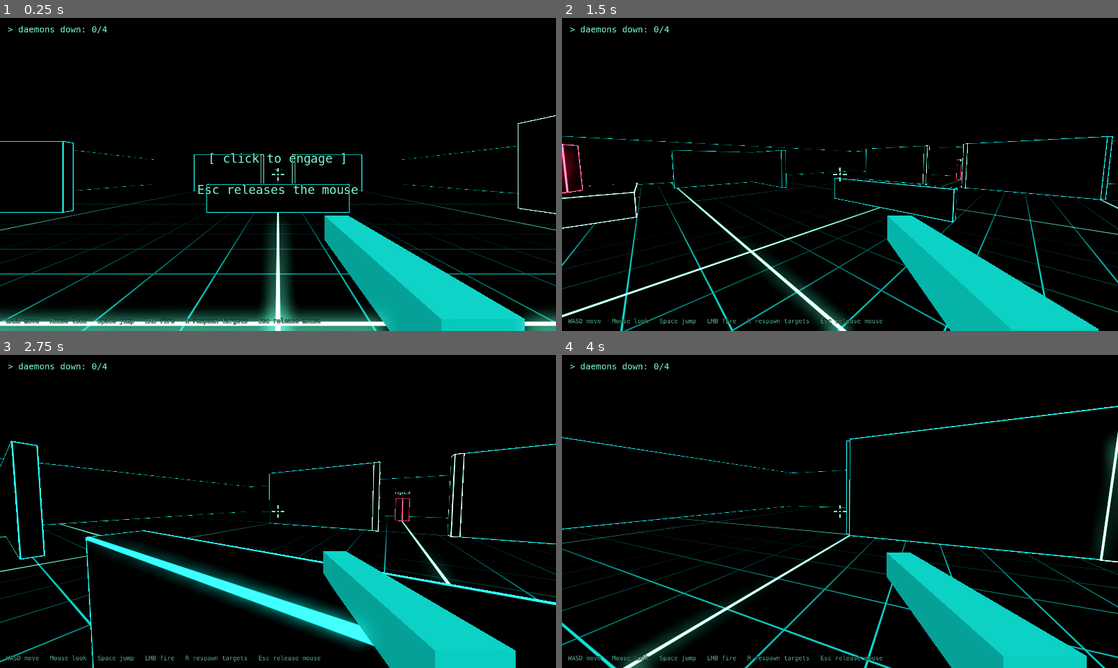
Above: before the commit, frames 1-4 (two rows, left to right).
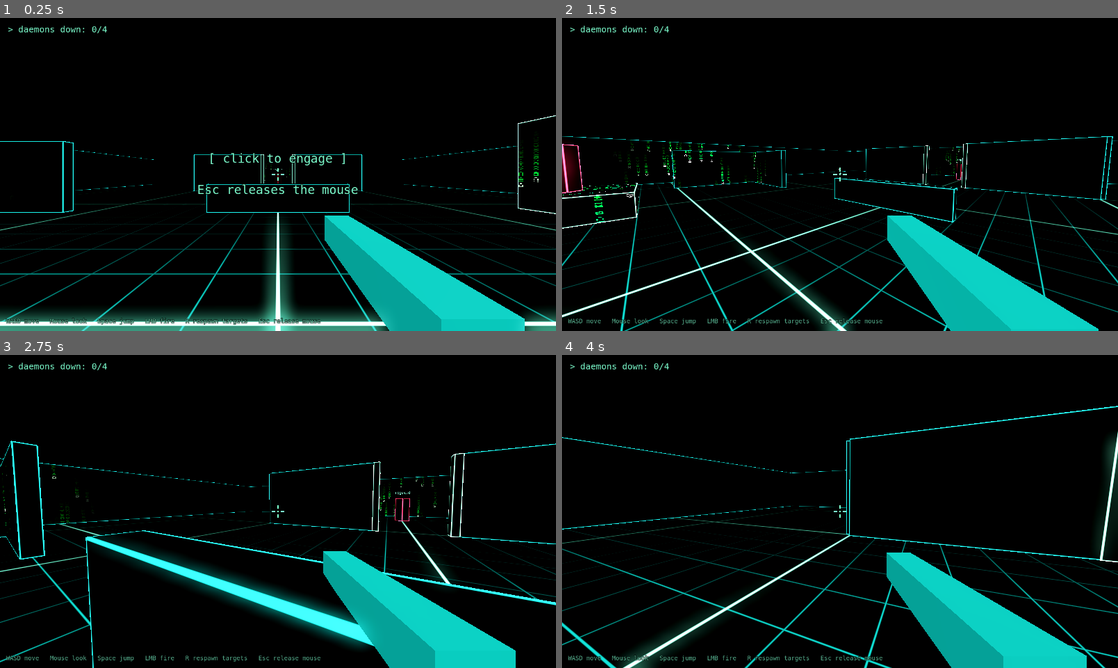
Above: after the commit, the same moments.

Repository: nixfred/sigkill
Game: Godot game, scene res://scenes/main.tscn
Same seed, same stepped clock (60 frames per second), same inputs: the game is played once before the commit and once after it.
Inputs (mouse positions are in pixels of both pictures, inside the frame that each line leads up to):
- Up to frame 1 (0.25 s): no input
- Up to frame 2 (1.5 s): tap Enter at 0.5 s; move the mouse to (962, 158) at 0.52 s; press the mouse at (962, 158) at 0.53 s; hold D (move_right) 0.53-1.28 s; tap Space (jump) at 0.77 s; move the mouse to (812, 174) at 1.27 s; release the mouse at (812, 174) at 1.28 s; hold W (move_forward) from 1.28 s (still down); click (812, 174) at 1.35 s
- Up to frame 3 (2.75 s): keep holding W (move_forward); tap Space (jump) at 1.52 s; move the mouse to (289, 505) at 2.02 s; press the mouse at (289, 505) at 2.03 s; tap C (slide) at 2.1 s
- Up to frame 4 (4 s): keep holding W (move_forward); move the mouse to (834, 517) at 2.77 s; release the mouse at (834, 517) at 2.78 s; click (834, 517) at 2.85 s; tap Space (jump) at 3.02, 3.77 s; move the mouse to (878, 514) at 3.52 s; press the mouse at (878, 514) at 3.53 s

The runs differ from the first frame. In frame 1, 0.1% of the frame differs, in the area x 47-97%, y 38-54%; in frame 2, 0.3%, in the area x 0-72%, y 38-66%; in frame 3, 0.1%; in frame 4, less than 0.1%.

Commit message:
C8: code rain driver, wired into the arena, blocks and dummies
WHAT: scripts/code_rain_driver.gd (new), a Node in scenes/arena.tscn named CodeRain
with resources/code_rain.tres. Design, as the brief asked to be documented: the shader
does the spatial work; the driver keeps one slot per sampled enemy (world position of
the body centre plus a weight 0 to 1) and uploads the slots to every block material as
one vec4[8] uniform plus enemy_count. The weight is what moves in time: move_toward at
fade_in_rate while the enemy is alive and fade_out_rate once it is not, so it converges
exactly and never overshoots; distance does the rest, per pixel, in the shader. When
more enemies are alive than max_enemies_sampled, the nearest to the viewer (the player,
set by scripts/main.gd; the origin when unset) are sampled, by bounded insertion into
a preallocated list. It runs in _physics_process, the fixed rate. Blocks and targets
are collected only when the tree's node_added or node_removed names a member of the
"code_rain_surfaces" or "targets" group; a tick allocates nothing (two preallocated
slot arrays alternate on change) and uploads nothing when no slot changed, so a settled
arena costs comparisons only. scripts/grey_block.gd joins the surfaces group in
_enter_tree for every kind but the floor and exposes surface_material();
scripts/target_dummy.gd gains is_alive() and threat_point(). intensity_at(point)
mirrors the shader's proximity() so the test can hold them together.
VERIFIED HEADLESS (probe on the real scene): 18 surfaces, 4 targets; weight climbs
0.033 a tick and is exactly 1.0 after 30 ticks (fade_in_rate 2); intensity 1.0 at a
dummy's centre, 0.5 at 4 m, 0.0 at 8 m; 60 settled ticks made 0 uploads; a kill fades
the weight by 1/60 a tick to exactly 0, after which the slot leaves (4 to 3).
CHECKS: scripts/check.sh exit 0.
CHECKPOINT: C8 step 3 (driver wiring). Test and gate step follow.
TAGS: sigkill, c8, code-rain, driver, uniform-array, fade, no-alloc

LR-T: sigkill, c8, code-rain-driver
LR-D: game, rendering
LR-K: sigkill-c8-code-rain-driver-slots-weights

Diff:
--- a/scenes/arena.tscn
+++ b/scenes/arena.tscn
@@ -1,7 +1,9 @@
-[gd_scene load_steps=4 format=3]
+[gd_scene load_steps=6 format=3]
 
 [ext_resource type="PackedScene" path="res://scenes/grey_block.tscn" id="1_block"]
 [ext_resource type="PackedScene" path="res://scenes/target_dummy.tscn" id="2_dummy"]
+[ext_resource type="Script" path="res://scripts/code_rain_driver.gd" id="3_rain"]
+[ext_resource type="Resource" path="res://resources/code_rain.tres" id="4_rain_tuning"]
 
 [sub_resource type="Environment" id="Environment_arena"]
 background_mode = 1
@@ -134,3 +136,7 @@
 [node name="DummyD" parent="Targets" instance=ExtResource("2_dummy")]
 position = Vector3(-8, 1, 12)
 tag_text = "runaway"
+
+[node name="CodeRain" type="Node" parent="."]
+script = ExtResource("3_rain")
+tuning = ExtResource("4_rain_tuning")
--- /dev/null
+++ b/scripts/code_rain_driver.gd
@@ -0,0 +1,201 @@
+extends Node
+## Drives the Matrix code rain on the greybox blocks: tells shaders/code_rain.gdshader
+## where the live enemies are and how strongly each one counts.
+##
+## Design: the shader does the spatial work. This node keeps one slot per sampled enemy
+## (world position plus a weight from 0 to 1) and uploads the slots to every block
+## material as one small uniform array, so the rain pools per pixel around each enemy and
+## bleeds through to both sides of a wall. The weight is the part that moves in time: it
+## climbs at fade_in_rate while the enemy is alive and falls at fade_out_rate once it
+## derezzes, with move_toward, so it converges exactly and never overshoots. Distance does
+## the rest, continuously, in the shader. When more enemies are alive than the shader's
+## array holds, the nearest ones to the viewer are the ones sampled.
+##
+## Cost: runs in _physics_process, so at the fixed physics rate. The lists of blocks and
+## enemies are collected only when a block or target enters or leaves the tree. A tick
+## does no allocation: the slot arrays are preallocated and alternate, and nothing is
+## uploaded when no slot changed, so a settled arena costs a few comparisons a tick.
+
+const Palette = preload("res://scripts/palette.gd")
+const Tuning = preload("res://scripts/code_rain_tuning.gd")
+const DEFAULT_TUNING_PATH := "res://resources/code_rain.tres"
+## Greybox blocks that carry the code rain shader join this group (scripts/grey_block.gd).
+const SURFACE_GROUP := &"code_rain_surfaces"
+## Target dummies, the enemies the walls react to.
+const TARGET_GROUP := &"targets"
+## Tuning values pushed into every surface material as they are.
+const TUNING_UNIFORMS := [
+	"falloff_radius", "min_intensity", "max_intensity", "column_density", "glyph_size",
+	"fall_speed_min", "fall_speed_max", "tail_length", "flicker_rate", "rain_energy",
+	"head_color", "tail_color",
+]
+
+## Code rain tuning. Leave empty to use resources/code_rain.tres.
+@export var tuning: Resource
+
+## Whose view the nearest enemies are picked for. main.gd sets the player; unset, the origin.
+var viewer: Node3D
+
+var _t: Tuning
+var _materials: Array[ShaderMaterial] = []
+var _targets: Array[Node3D] = []
+var _weights := PackedFloat32Array()  # per target, smoothed 0 to 1
+var _chosen := PackedInt32Array()  # indices of the sampled targets, nearest first
+var _chosen_distance := PackedFloat32Array()  # their squared distances to the viewer
+var _slots := PackedVector4Array()  # what the materials hold: xyz position, w weight
+var _next := PackedVector4Array()  # scratch for the coming tick, swapped in on change
+var _slot_count := 0
+var _dirty := true  # the set of blocks or targets changed: collect again next tick
+var _uploads := 0  # how many times the slots went to the materials, for tests
+
+
+func _ready() -> void:
+	if not (tuning is Tuning):
+		tuning = load(DEFAULT_TUNING_PATH)
+	_t = tuning as Tuning
+	if _t == null:
+		push_error("code rain: no tuning resource at " + DEFAULT_TUNING_PATH)
+		_t = Tuning.new()
+	var issues := _t.problems()
+	if not issues.is_empty():
+		for issue in issues:
+			push_warning("code rain tuning: " + issue + "; using the built-in defaults instead")
+		_t = Tuning.new()
+	_slots.resize(Tuning.MAX_ENEMIES)
+	_next.resize(Tuning.MAX_ENEMIES)
+	_chosen.resize(Tuning.MAX_ENEMIES)
+	_chosen_distance.resize(Tuning.MAX_ENEMIES)
+	var tree := get_tree()
+	tree.node_added.connect(_on_node_changed)
+	tree.node_removed.connect(_on_node_changed)
+
+
+## The tuning in use: the resource given, or the built-in defaults if it was unusable.
+func active_tuning() -> Tuning:
+	return _t
+
+
+## Rain intensity the shader shows at a world point, 0 to 1, from the slots as uploaded.
+## Mirrors proximity() in shaders/code_rain.gdshader; the headless test holds them together.
+func intensity_at(point: Vector3) -> float:
+	var clear := 1.0
+	for k in _slot_count:
+		var s := _slots[k]
+		var d := point.distance_to(Vector3(s.x, s.y, s.z))
+		clear *= 1.0 - s.w * (1.0 - smoothstep(0.0, _t.falloff_radius, d))
+	return lerpf(_t.min_intensity, _t.max_intensity, 1.0 - clear)
+
+
+## Enemies currently sampled by the shader.
+func slot_count() -> int:
+	return _slot_count
+
+
+## The uploaded slots: xyz world position, w weight. Entries past slot_count() are stale.
+func slots() -> PackedVector4Array:
+	return _slots
+
+
+## Smoothed weight of one target, 0 to 1, or -1 if it is not a known target.
+func weight_of(target: Node3D) -> float:
+	var i := _targets.find(target)
+	return _weights[i] if i >= 0 else -1.0
+
+
+## Block materials the rain is driven on.
+func surface_count() -> int:
+	return _materials.size()
+
+
+## Targets the driver knows about, alive or not.
+func target_count() -> int:
+	return _targets.size()
+
+
+## Times the slots were uploaded to the materials since the driver started.
+func upload_count() -> int:
+	return _uploads
+
+
+func _on_node_changed(node: Node) -> void:
+	if node.is_in_group(TARGET_GROUP) or node.is_in_group(SURFACE_GROUP):
+		_dirty = true
+
+
+func _physics_process(delta: float) -> void:
+	if _dirty:
+		_collect()
+	# Weights: each target's rain climbs while it is alive and falls once it is not.
+	for i in _targets.size():
+		var want := 1.0 if _targets[i].call("is_alive") else 0.0
+		var w := _weights[i]
+		if w != want:
+			var rate: float = _t.fade_in_rate if want > w else _t.fade_out_rate
+			_weights[i] = move_toward(w, want, rate * delta)
+	# Sample the nearest targets to the viewer among those with any rain left.
+	var origin := viewer.global_position if viewer != null else Vector3.ZERO
+	var cap: int = _t.max_enemies_sampled
+	var count := 0
+	for i in _targets.size():
+		if _weights[i] <= 0.0:
+			continue
+		var p: Vector3 = _targets[i].call("threat_point")
+		var d := origin.distance_squared_to(p)
+		# Insert into the nearest-first list, dropping the farthest past the cap.
+		var at := count if count < cap else cap - 1
+		if at == cap - 1 and count == cap and d >= _chosen_distance[at]:
+			continue
+		while at > 0 and d < _chosen_distance[at - 1]:
+			_chosen[at] = _chosen[at - 1]
+			_chosen_distance[at] = _chosen_distance[at - 1]
+			at -= 1
+		_chosen[at] = i
+		_chosen_distance[at] = d
+		count = mini(count + 1, cap)
+	var changed := count != _slot_count
+	for k in count:
+		var i := _chosen[k]
+		var p: Vector3 = _targets[i].call("threat_point")
+		var slot := Vector4(p.x, p.y, p.z, _weights[i])
+		_next[k] = slot
+		if slot != _slots[k]:
+			changed = true
+	if changed:
+		var filled := _next
+		_next = _slots
+		_slots = filled
+		_slot_count = count
+		_upload()
+
+
+## Gathers every block material and target in the tree. Allocates, so only on change.
+func _collect() -> void:
+	_dirty = false
+	var tree := get_tree()
+	_materials.clear()
+	for block in tree.get_nodes_in_group(SURFACE_GROUP):
+		var mat: ShaderMaterial = block.call("surface_material")
+		if mat != null and mat.shader != null and mat.shader.resource_path.get_file() == Palette.CODE_RAIN_SHADER + ".gdshader":
+			_materials.append(mat)
+	var old_targets := _targets
+	var old_weights := _weights
+	_targets = []
+	_weights = PackedFloat32Array()
+	for node in tree.get_nodes_in_group(TARGET_GROUP):
+		var target := node as Node3D
+		if target == null or not target.has_method("is_alive") or not target.has_method("threat_point"):
+			continue
+		var was := old_targets.find(target)
+		_targets.append(target)
+		_weights.append(old_weights[was] if was >= 0 else 0.0)
+	for mat in _materials:
+		for field in TUNING_UNIFORMS:
+			mat.set_shader_parameter(field, _t.get(field))
+	_upload()
+
+
+func _upload() -> void:
+	_uploads += 1
+	for mat in _materials:
+		mat.set_shader_parameter("enemies", _slots)
+		mat.set_shader_parameter("enemy_count", _slot_count)
--- a/scripts/grey_block.gd
+++ b/scripts/grey_block.gd
@@ -4,6 +4,8 @@
 ## Set `size` and `kind` in the inspector. @tool, so it previews in the editor.
 
 const Palette = preload("res://scripts/palette.gd")
+## Blocks that carry the code rain shader join this group for scripts/code_rain_driver.gd.
+const RAIN_GROUP := &"code_rain_surfaces"
 
 @export var size: Vector3 = Vector3(4.0, 3.0, 0.4):
 	set(value):
@@ -19,6 +21,14 @@
 var _shape_node: CollisionShape3D
 
 
+func _enter_tree() -> void:
+	# Joined here, before the tree's node_added signal fires, so the rain driver sees it.
+	if kind != Palette.Surface.FLOOR:
+		add_to_group(RAIN_GROUP)
+	elif is_in_group(RAIN_GROUP):
+		remove_from_group(RAIN_GROUP)
+
+
 func _ready() -> void:
 	_mesh_instance = MeshInstance3D.new()
 	_mesh_instance.name = "Mesh"
@@ -27,6 +37,11 @@
 	_shape_node.name = "Shape"
 	add_child(_shape_node)
 	_refresh()
+
+
+## The block's material, once it is in the tree.
+func surface_material() -> ShaderMaterial:
+	return _mesh_instance.material_override as ShaderMaterial if _mesh_instance != null else null
 
 
 func _refresh() -> void:
--- a/scripts/main.gd
+++ b/scripts/main.gd
@@ -28,6 +28,9 @@
 	_player.shot_fired.connect(_on_shot_fired)
 	_hud.set_weapon_tuning(_player.weapon_tuning())
 	_hud.set_targets(_remaining, _total)
+	var rain := get_node_or_null("Arena/CodeRain")
+	if rain != null:
+		rain.viewer = _player
 
 
 ## The arena scene stores approximate colours so the editor previews the look.
--- a/scripts/target_dummy.gd
+++ b/scripts/target_dummy.gd
@@ -71,6 +71,16 @@
 ## True only while the dummy is alive. Derezzing and respawning dummies ignore hits.
 func is_hittable() -> bool:
 	return state == State.ALIVE
+
+
+## True while the dummy counts as a live enemy, which the code rain on the walls reacts to.
+func is_alive() -> bool:
+	return state == State.ALIVE
+
+
+## Where the dummy is, for anything that measures distance to it: the centre of its body.
+func threat_point() -> Vector3:
+	return _body.global_position
 
 
 func health() -> float:
Not shown, added: scripts/code_rain_driver.gd.uid
